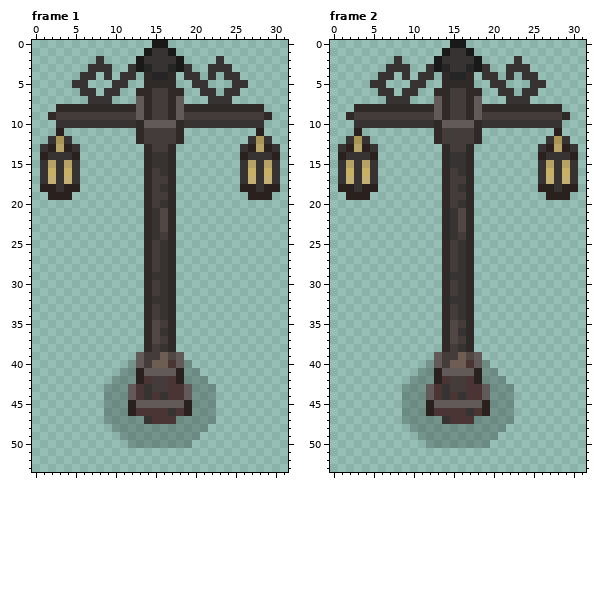
A pixel-art file gets an edit: assets/sprites/objects/pole.ase. That is the earlier state.
32x54 pixels, 5 frames. Colours within 5 levels of each other are drawn and written as one. Shown: frame 1, frame 2. The old version is drawn lined up with the new one. The commit also changed other frames, which this record leaves out.
And afterwards:
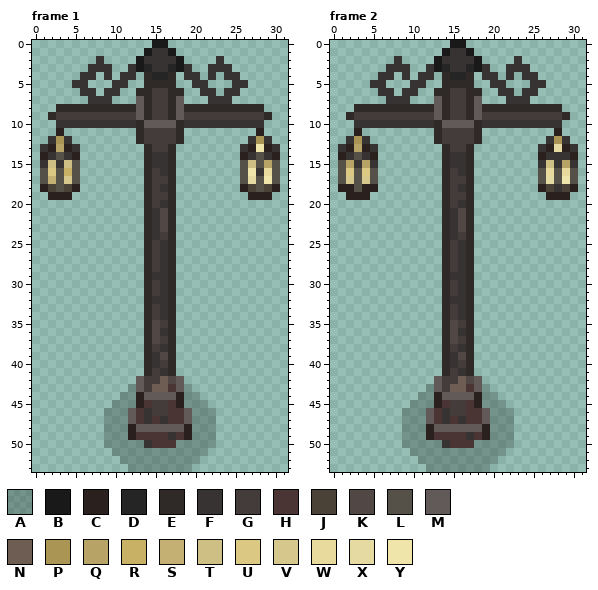
Palette (. is transparent): A #0000003a  B #191919  C #2a211e  D #262525  E #2f2928  F #373332  G #443c3a  H #4a3534  J #4a4137  K #514744  L #555148  M #625a58  N #6d5d53  P #aa9555  Q #b7a366  R #c8b064  S #c3b072  T #cebf84  U #dac883  V #d6c88c  W #e7da9c  X #e5daa2  Y #efe4a9
The edit:
whole drawing moved by +0,-1 (the old picture is shown already moved)
Changed rows in their new state; - is an unchanged pixel.
Frame 1:
first column x 1:
13 ---------------------------Y--
14 --L------------------------L--
15 -T-TL--------------------LTL-L
16 LUL-L--------------------LY-WL
17 L-LVL--------------------LXLYL
18 -JLJ----------------------JLJ-
first column x 9:
39 ----.EFKE.----
40 ---..EFGE..---
41 --...EGFE...--
42 -...MG-NKM...-
43 ...AMGNN-MA...
44 ..-ACMMMMCA-..
45 .--ACHGGHCA--.
46 ---M-FGGH-M---
47 ---MH--F-HM---
48 A--CMMMMMMC--A
49 AA-CHHHHFHC-AA
50 AAA--FHHH--AAA
51 -AAAAAAAAAAAA-
52 --AAAAAAAAAA--
53 ---AAAAAAAA---
Frame 2:
first column x 1:
13 ---------------------------X--
14 --L---------------------------
15 L-------------------------T---
16 LULUL--------------------LWLWL
17 LVLVL--------------------LXLYL
18 --L-----------------------J-J-
first column x 9:
39 ----.EFKE.----
40 ---..EFGE..---
41 --...EGFE...--
42 -...MG-NKM...-
43 ...AMGNN-MA...
44 ..-ACMMMMCA-..
45 .--ACHGGHCA--.
46 ---M-FGGH-M---
47 ---MH--F-HM---
48 A--CMMMMMMC--A
49 AA-CHHHHFHC-AA
50 AAA--FHHH--AAA
51 -AAAAAAAAAAAA-
52 --AAAAAAAAAA--
53 ---AAAAAAAA---
Where, in picture pixels (left, top, right, bottom), the same in both pictures:
changed: (240, 144, 280, 192)
changed: (40, 152, 80, 192)
changed: (104, 352, 216, 472)
changed: (538, 144, 578, 192)
changed: (338, 152, 378, 192)
changed: (402, 352, 514, 472)
